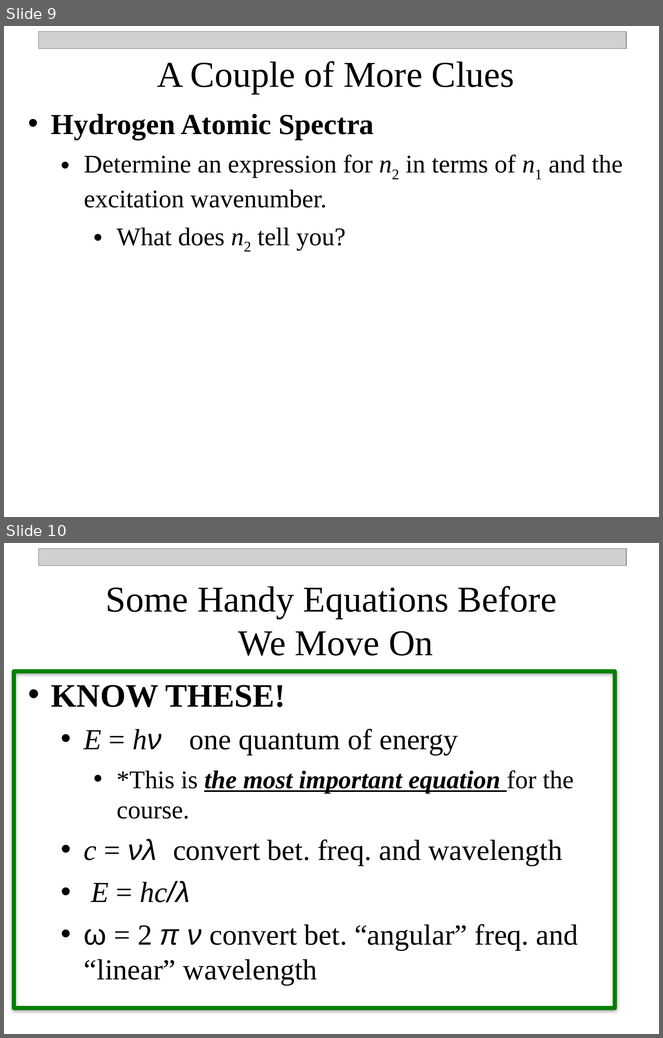
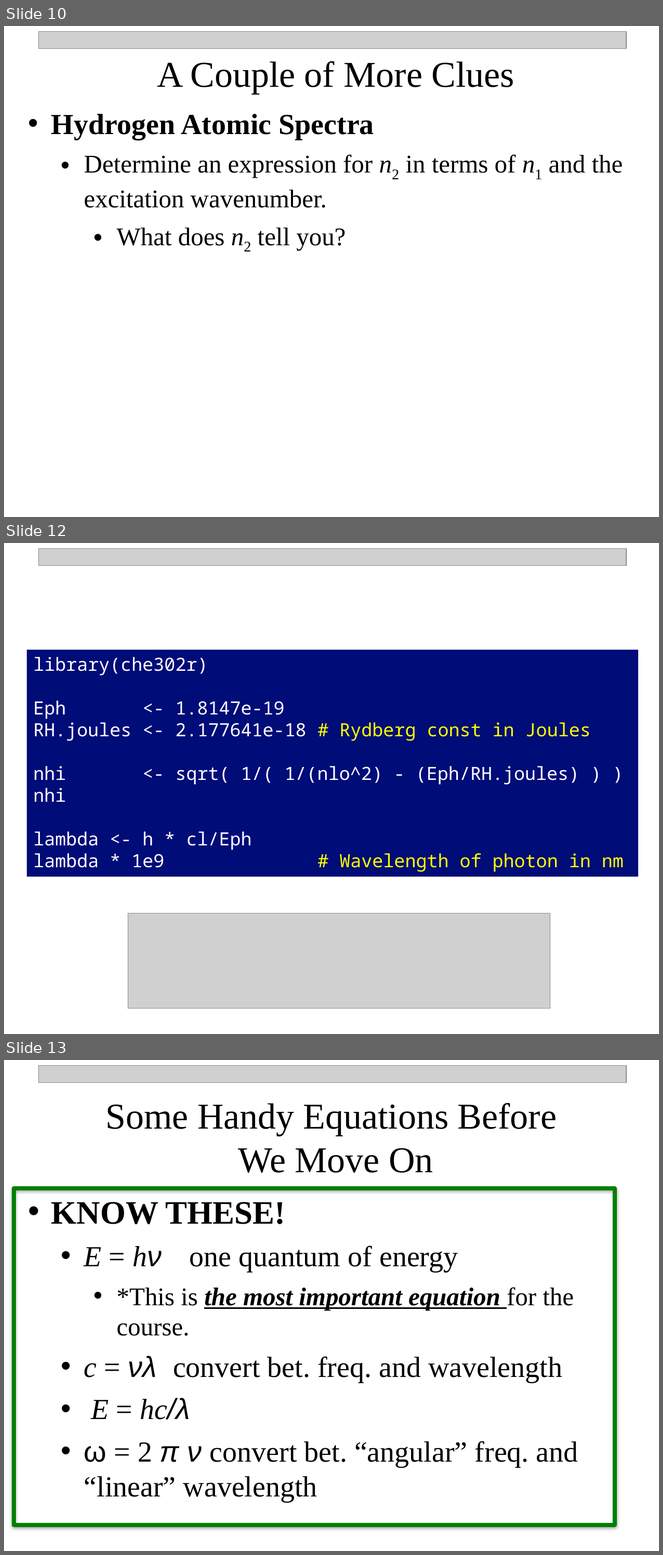
Before and after one commit to npetraco/CHE302, a slide deck: Notes/3_Quantum_TheoryII.pptx. Shown one above the other, each under a label of ours: slides 9 and 10 before the commit, slides 10, 12 and 13 after it; the slides between them are not shown. The pictures are 663x1038 and 663x1555 pixels, drawn with LibreOffice and Linux fonts; fonts in the diff are those of the drawing; grey boxes stand for pictures. Boxes give left, top, right and bottom in pixels: in the first picture for what was removed or moved away, otherwise in the second. Text is boxed around its words. In the diff, an @@ line names an element or a change of style, - is before the commit and + after.

```diff
--- a/Notes/3_Quantum_TheoryII.pptx
+++ b/Notes/3_Quantum_TheoryII.pptx
@@ slide 12 added at bbox=[4, 543, 659, 1034], background #FFFFFF @@
@@ picture added at bbox=[39, 548, 626, 565] @@
@@ rectangle added at bbox=[27, 650, 638, 877], fill #000C78, 20 pt, text #FFFFFF @@
+library(che302r)
+Eph <- 1.8147e-19
+RH.joules <- 2.177641e-18 # Rydberg const in Joules
+nhi <- sqrt( 1/( 1/(nlo^2) - (Eph/RH.joules) ) )
+nhi
+lambda <- h * cl/Eph
+lambda * 1e9 # Wavelength of photon in nm
@@ picture added at bbox=[128, 913, 551, 1008] @@
@@ what was slide 9 is now slide 10 @@
@@ what was slide 10 is now slide 13 @@
```
Also in this commit, not shown: 3 other slides added, 4 other files.
